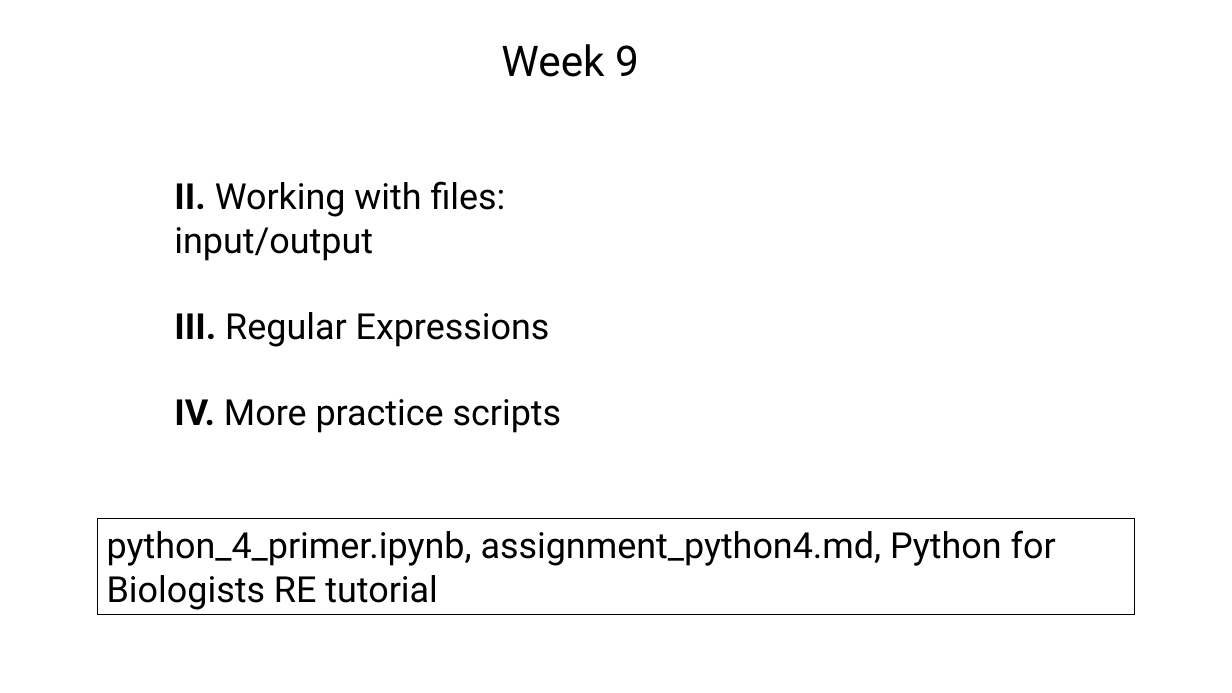
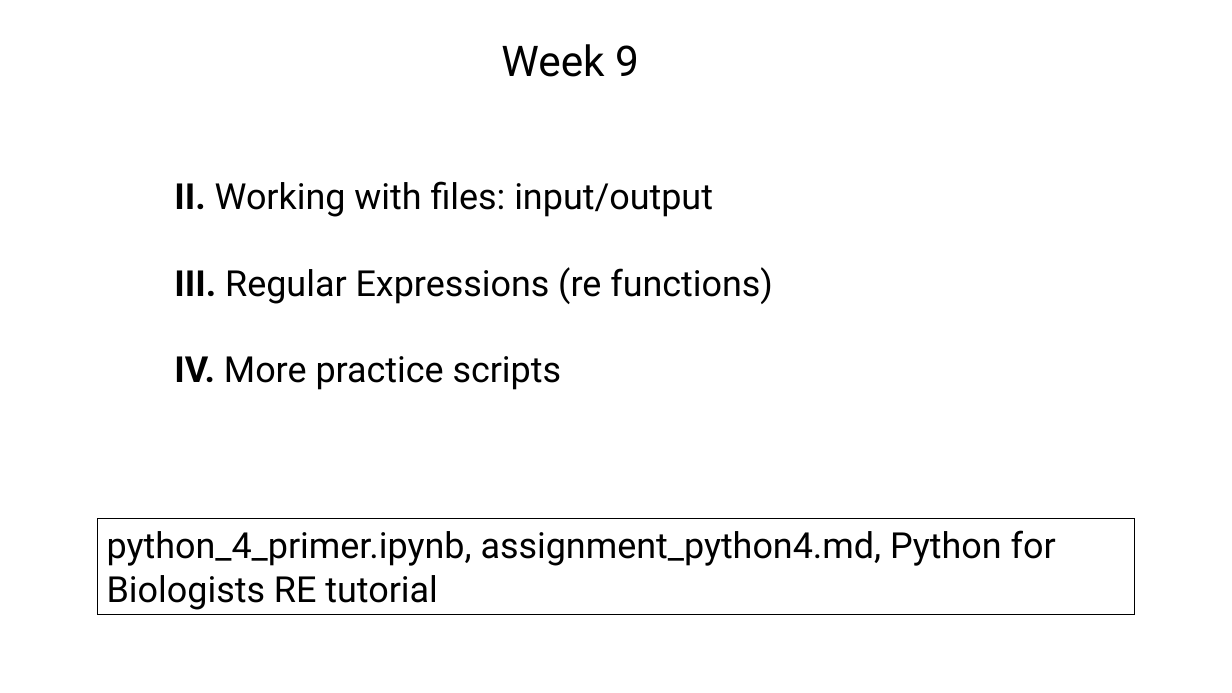
Before and after one commit to tparchman/F25_BIOL792, a slide deck: slide 1 of week9_python4/week9_python4.pptx. Drawn at 1232x693 pixels with LibreOffice and Linux fonts; fonts in the diff are those of the drawing. Boxes give left, top, right and bottom in pixels: in the first picture for what was removed or moved away, otherwise in the second. Text is boxed around its words. In the diff, an @@ line names an element or a change of style, - is before the commit and + after.

```diff
--- a/week9_python4/week9_python4.pptx
+++ b/week9_python4/week9_python4.pptx
@@ text at (174,267,773,304): text changed @@
-III. Regular Expressions
+III. Regular Expressions (re functions)
```
Also in this commit, not shown: 3 other slides changed, 2 other files.
